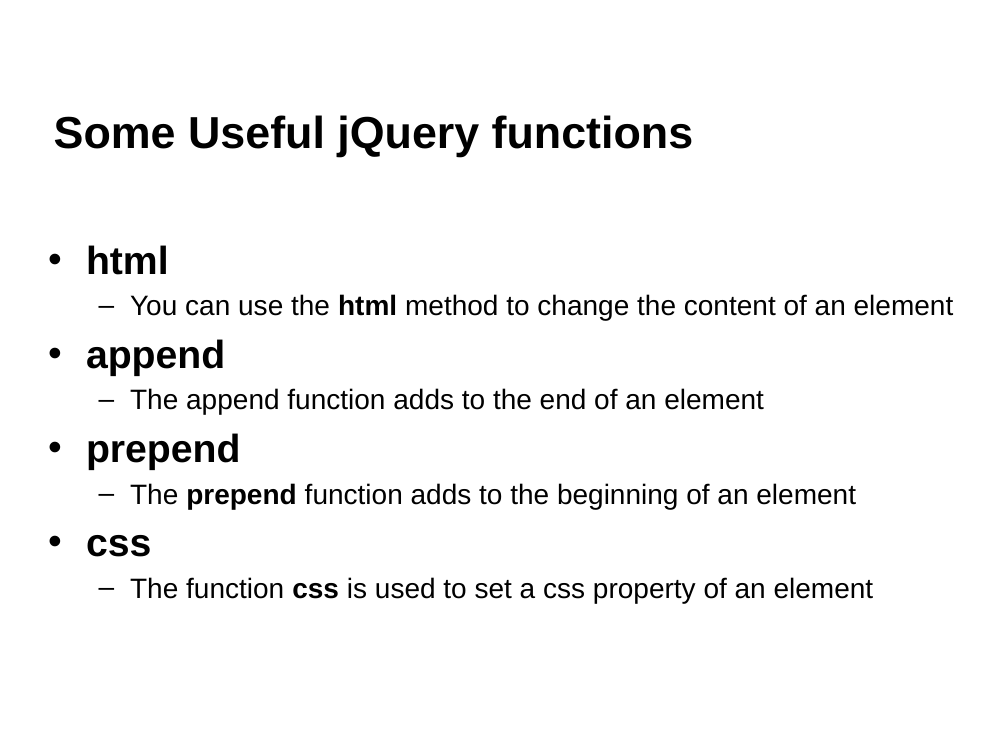
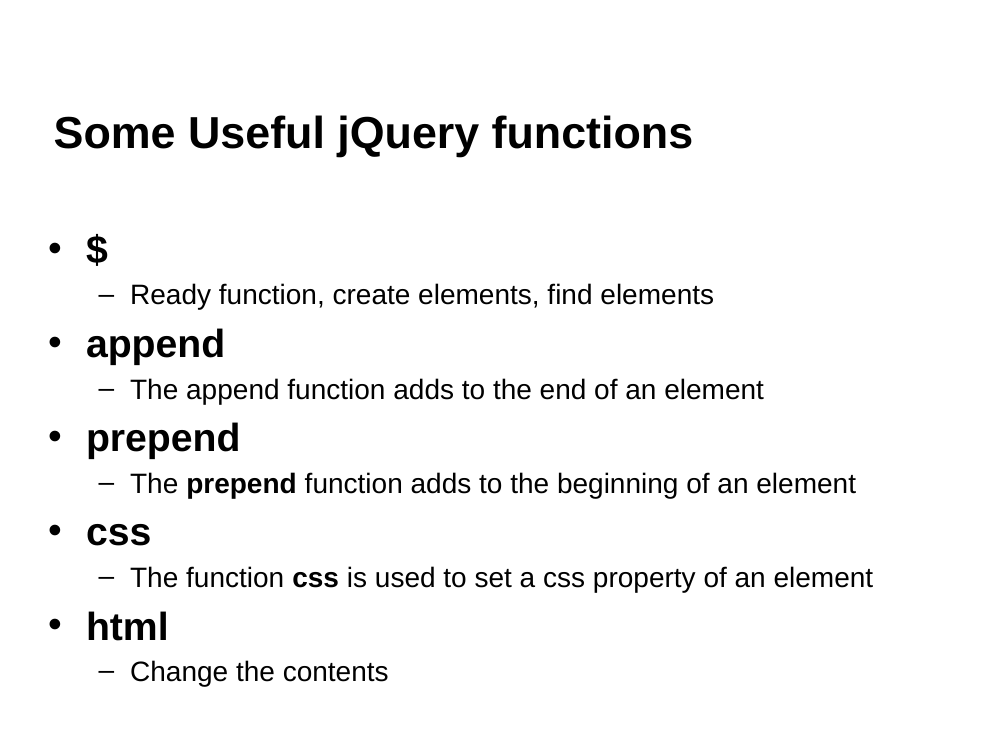
Before and after one commit to napier40000036/jQueryTutorial, a slide deck: slide 11 of jQuery L01 Introduction.pptx (slide 12 before the commit). Drawn at 1008x756 pixels with LibreOffice and Linux fonts; fonts in the diff are those of the drawing; background and template pictures are left out. Boxes give left, top, right and bottom in pixels: in the first picture for what was removed or moved away, otherwise in the second. Text is boxed around its words. In the diff, an @@ line names an element or a change of style, - is before the commit and + after.

```diff
--- a/jQuery L01 Introduction.pptx
+++ b/jQuery L01 Introduction.pptx
@@ text "$": place and size @@
-text "$" at (86,245,954,603)
+text "$" at (86,283,874,686)
@@ text at (130,283,714,310): text changed @@
-• html
-  – You can use the html method to change the content of an element
+• $
+  – Ready function, create elements, find elements
@@ text at (86,611,389,686): paragraphs added @@
+• html
+  – Change the contents
```
Also in this commit, not shown: 6 other slides changed, 16 slides added, 3 slides removed, 2 other files.
